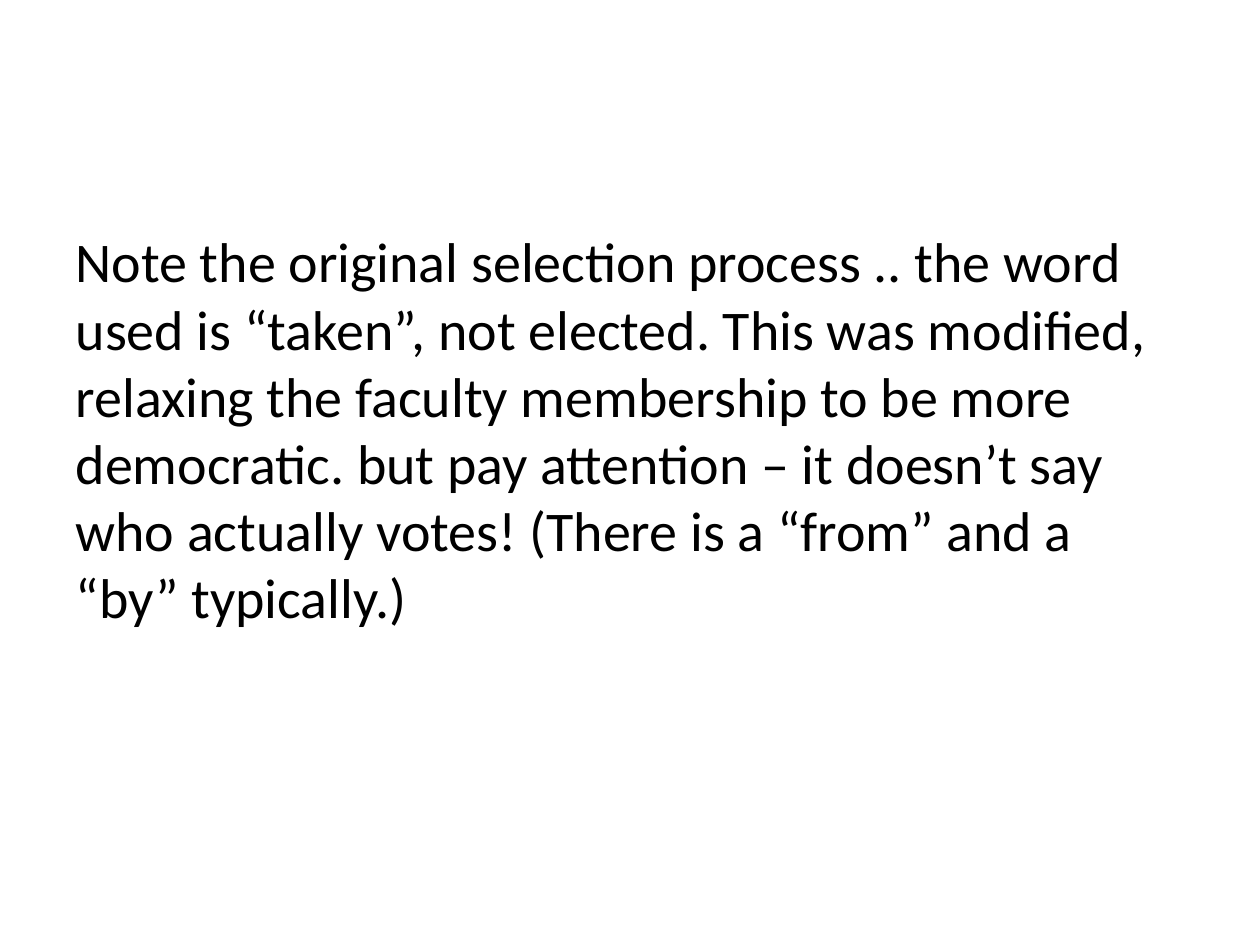
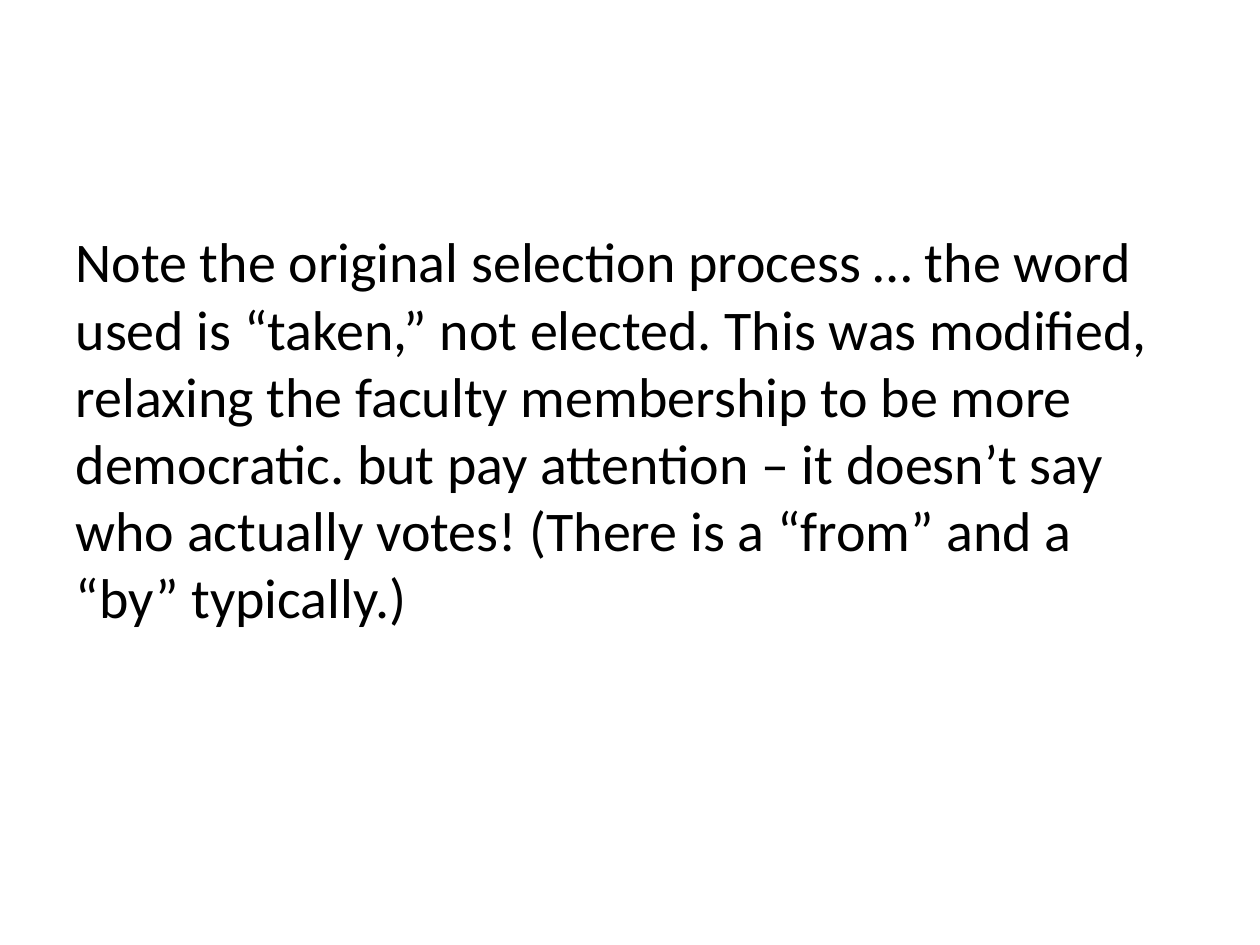
Before and after one commit to CSICollegeGovernance/CSICollegeGovernance.github.io, a slide deck: slide 17 of GovernanceCrisis/presentation.pptx. Drawn at 1260x945 pixels with LibreOffice and Linux fonts; fonts in the diff are those of the drawing. Boxes give left, top, right and bottom in pixels: in the first picture for what was removed or moved away, otherwise in the second. Text is boxed around its words. In the diff, an @@ line names an element or a change of style, - is before the commit and + after.

```diff
--- a/GovernanceCrisis/presentation.pptx
+++ b/GovernanceCrisis/presentation.pptx
@@ text at box(76, 243, 1146, 627): text changed @@
-Note the original selection process .. the word used is “taken”, not elected. This was modified, relaxing the faculty membership to be more democratic. but pay attention – it doesn’t say who actually votes! (There is a “from” and a “by” typically.)
+Note the original selection process … the word used is “taken,” not elected. This was modified, relaxing the faculty membership to be more democratic. but pay attention – it doesn’t say who actually votes! (There is a “from” and a “by” typically.)
```
Also in this commit, not shown: 4 other slides changed.
